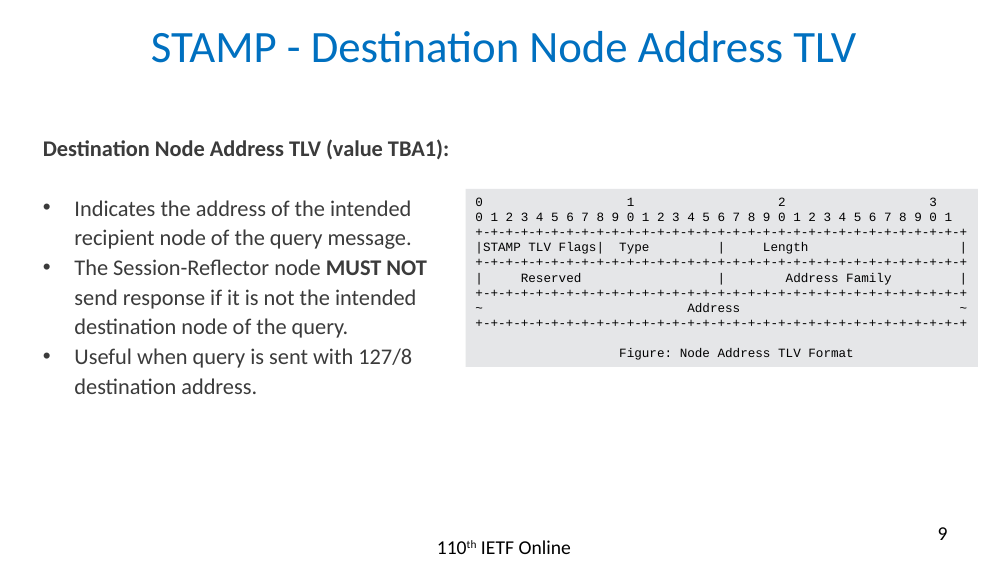
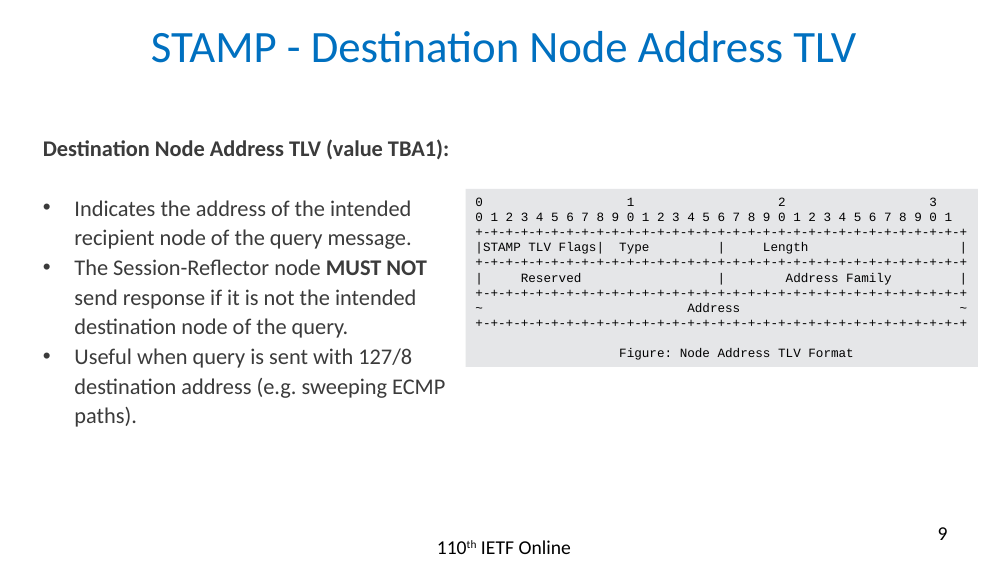
Before and after one commit to rakgandhi/ietf-slides, a slide deck: slide 9 of draft-gandhi-ippm-stamp-srpm-01.pptx. Drawn at 1008x567 pixels with LibreOffice and Linux fonts; fonts in the diff are those of the drawing. Boxes give left, top, right and bottom in pixels: in the first picture for what was removed or moved away, otherwise in the second. Text is boxed around its words. In the diff, an @@ line names an element or a change of style, - is before the commit and + after.

```diff
--- a/draft-gandhi-ippm-stamp-srpm-01.pptx
+++ b/draft-gandhi-ippm-stamp-srpm-01.pptx
@@ text at (x1=74, y1=348, x2=445, y2=427): text changed @@
-• Useful when query is sent with 127/8 destination address.
+• Useful when query is sent with 127/8 destination address (e.g. sweeping ECMP paths).
```
Also in this commit, not shown: 1 other file.
